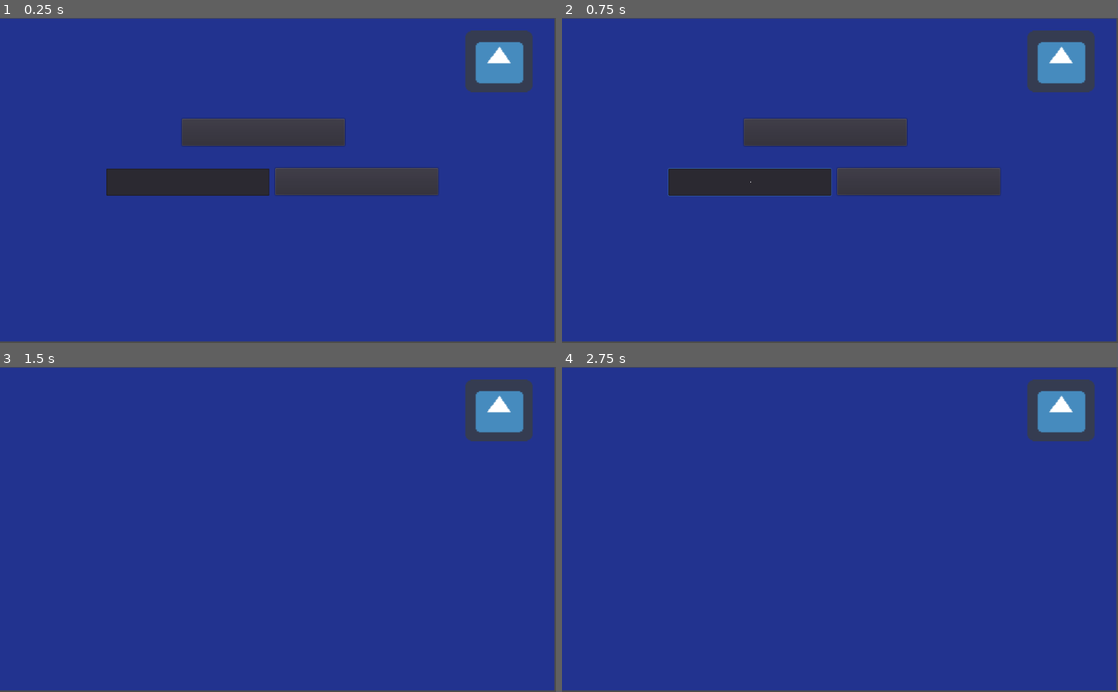
Above: before the commit, frames 1-4 (two rows, left to right).
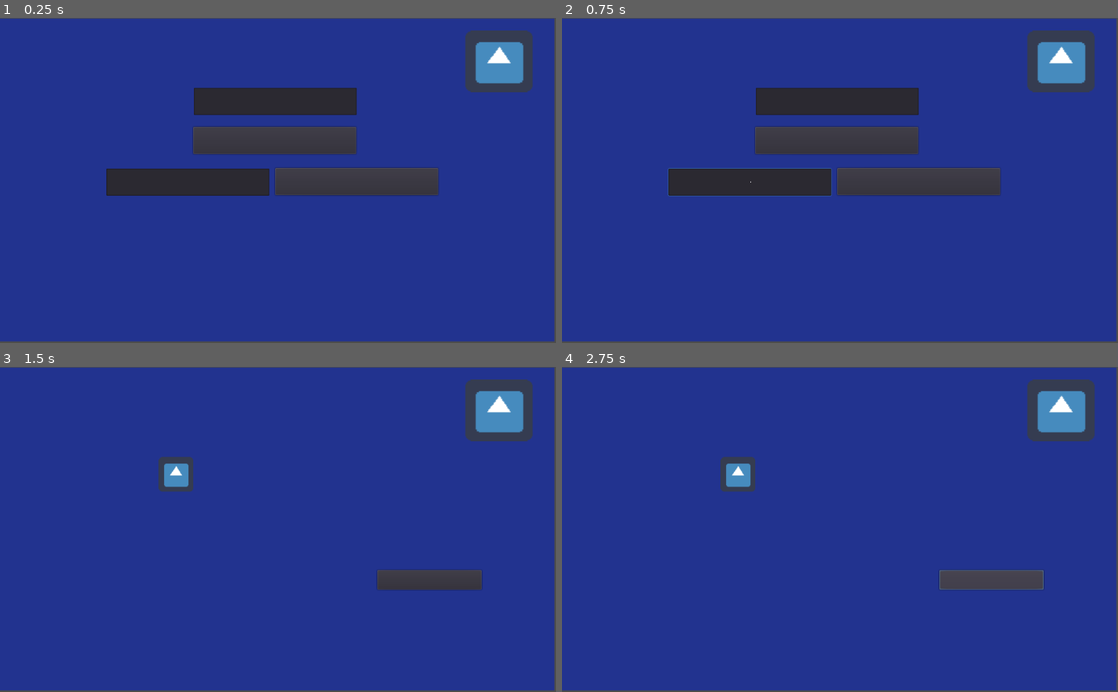
Above: after the commit, the same moments.

Repository: rchin157/gamejamNov2020
Game: Godot game, scene res://Level/OpeningMenu.tscn
The game is run twice, just before and just after one commit, with the same random seed, the same clock (stepped at 60 frames per second) and the same inputs. The project has no main scene, so this scene is started directly. The engine's default icon, where the game draws it, is replaced by a stand-in: a white triangle on a blue panel in a dark square.
Inputs (mouse positions are in pixels of both pictures, inside the frame that each line leads up to):
- Up to frame 1 (0.25 s): no input
- Up to frame 2 (0.75 s): click (751, 180) at 0.52 s; type "12" at 0.6 s
- Up to frame 3 (1.5 s): click "Host Server" at 1.25 s
- Up to frame 4 (2.75 s): click (990, 578) at 2 s, where only the run after the commit has a clickable "Begin Game"

The runs differ from the first frame. In frame 1, 4.4% of the frame differs, in the area x 32-65%, y 21-43%; in frame 2, 4.4%; in frame 3, 1.9%; in frame 4, 1.8%.

Commit message:
Multiplayer Lobby Added

Diff:
--- a/Level/OpeningMenu.tscn
+++ b/Level/OpeningMenu.tscn
@@ -13,6 +13,16 @@
 font_data = ExtResource( 1 )
 
 [sub_resource type="DynamicFont" id=3]
+size = 30
+font_data = ExtResource( 1 )
+
+[sub_resource type="DynamicFont" id=4]
+font_data = ExtResource( 1 )
+
+[sub_resource type="DynamicFont" id=5]
+font_data = ExtResource( 1 )
+
+[sub_resource type="DynamicFont" id=6]
 size = 30
 font_data = ExtResource( 1 )
 
@@ -52,10 +62,10 @@
 margin_bottom = 40.0
 
 [node name="Host_Button" type="Button" parent="ConnectScreen"]
-margin_left = 335.0
-margin_top = 186.0
-margin_right = 635.0
-margin_bottom = 236.0
+margin_left = 355.765
+margin_top = 201.102
+margin_right = 655.765
+margin_bottom = 251.102
 custom_fonts/font = SubResource( 2 )
 text = "Host Server"
 __meta__ = {
@@ -84,9 +94,87 @@
 "_edit_use_anchors_": false
 }
 
+[node name="Name_Input" type="LineEdit" parent="ConnectScreen"]
+margin_left = 357.402
+margin_top = 128.868
+margin_right = 657.402
+margin_bottom = 178.868
+custom_fonts/font = SubResource( 3 )
+text = "Input Name Here"
+align = 1
+__meta__ = {
+"_edit_use_anchors_": false
+}
+
 [node name="icon" type="Sprite" parent="."]
 position = Vector2( 919, 80 )
 scale = Vector2( 1.94792, 1.76623 )
 texture = ExtResource( 2 )
+
+[node name="LobbyScreen" type="Control" parent="."]
+visible = false
+margin_right = 40.0
+margin_bottom = 40.0
+__meta__ = {
+"_edit_use_anchors_": false
+}
+
+[node name="Player1" type="Control" parent="LobbyScreen"]
+visible = false
+margin_left = 294.489
+margin_top = 151.964
+margin_right = 334.489
+margin_bottom = 191.964
+__meta__ = {
+"_edit_use_anchors_": false
+}
+
+[node name="PlayerSprite" type="Sprite" parent="LobbyScreen/Player1"]
+position = Vector2( 30.204, 46.2498 )
+texture = ExtResource( 2 )
+
+[node name="PlayerName" type="RichTextLabel" parent="LobbyScreen/Player1"]
+margin_left = 68.9028
+margin_top = 19.8214
+margin_right = 268.903
+margin_bottom = 59.8214
+custom_fonts/normal_font = SubResource( 4 )
+__meta__ = {
+"_edit_use_anchors_": false
+}
+
+[node name="Player2" type="Control" parent="LobbyScreen"]
+visible = false
+margin_left = 293.545
+margin_top = 252.958
+margin_right = 333.545
+margin_bottom = 292.958
+__meta__ = {
+"_edit_use_anchors_": false
+}
+
+[node name="PlayerSprite" type="Sprite" parent="LobbyScreen/Player2"]
+position = Vector2( 30.204, 46.2498 )
+texture = ExtResource( 2 )
+
+[node name="PlayerName" type="RichTextLabel" parent="LobbyScreen/Player2"]
+margin_left = 69.8467
+margin_top = 17.9336
+margin_right = 269.847
+margin_bottom = 57.9336
+custom_fonts/normal_font = SubResource( 5 )
+__meta__ = {
+"_edit_use_anchors_": false
+}
+
+[node name="Start_Button" type="Button" parent="LobbyScreen"]
+visible = false
+margin_left = 694.691
+margin_top = 374.718
+margin_right = 886.691
+margin_bottom = 410.718
+custom_fonts/font = SubResource( 6 )
+text = "Begin Game"
 [connection signal="pressed" from="ConnectScreen/Host_Button" to="." method="_on_Host_Button_pressed"]
 [connection signal="pressed" from="ConnectScreen/Connect_Button" to="." method="_on_Connect_Button_pressed"]
+[connection signal="pressed" from="LobbyScreen/Start_Button" to="." method="_on_Start_Button_pressed"]
--- a/Scripts/MultiplayerManage.gd
+++ b/Scripts/MultiplayerManage.gd
@@ -5,22 +5,58 @@
 # var a = 2
 # var b = "text"
 var peer;
+var id;
 var port = 25565;
+var is_server = false;
+var openingMenu;
 
 # Called when the node enters the scene tree for the first time.
 func _ready():
-	pass # Replace with function body.
+	get_tree().connect("network_peer_connected",self,"_player_connected")
+	get_tree().connect("network_peer_disconnected", self, "_player_disconnected")
+	get_tree().connect("connected_to_server", self, "_connected_ok")
+	get_tree().connect("connection_failed", self, "_connected_fail")
+	get_tree().connect("server_disconnected", self, "_server_disconnected")
+
+func set_id(name: String):
+	id = name
 
 func createServer():
 	peer = NetworkedMultiplayerENet.new();
 	peer.create_server(port, 1);
 	get_tree().network_peer = peer;
+	is_server = true;
 
 func createClient(Ip: String):
 	peer = NetworkedMultiplayerENet.new();
 	peer.create_client(Ip,port);
 	get_tree().network_peer = peer;
 
+func _player_connected(gid):
+	# Called on both clients and server when a peer connects. Send my info to it.
+	if(is_server):
+		rpc("add_to_lobby",id,0)
+	else:
+		rpc("add_to_lobby",id,1)
+		openingMenu.set_player(id,1);
+
+
+func _player_disconnected(gid):
+	pass
+
+func _connected_ok():
+	pass # Only called on clients, not server. Will go unused; not useful here.
+
+func _server_disconnected():
+	pass # Server kicked us; show error and abort.
+
+func _connected_fail():
+	pass # Could not even connect to server; abort.
+
+remote func add_to_lobby(id: String, num: int):
+	openingMenu.set_player(id,num);
+	pass
+
 remote func test_connection():
 	print("connection works lmao")
 # Called every frame. 'delta' is the elapsed time since the previous frame.
--- a/Scripts/OpeningMenu.gd
+++ b/Scripts/OpeningMenu.gd
@@ -5,29 +5,52 @@
 # var a = 2
 # var b = "text"
 var ip_input;
+var name_input;
 var connectScreen;
+var lobbyScreen;
+var playerList = [null,null];
 
 # Called when the node enters the scene tree for the first time.
 func _ready():
 	ip_input = get_node("ConnectScreen/Ip_Input");
+	name_input = get_node("ConnectScreen/Name_Input");
 	connectScreen = get_node("ConnectScreen")
-
+	lobbyScreen = get_node("LobbyScreen");
+	playerList = [get_node("LobbyScreen/Player1"),get_node("LobbyScreen/Player2")];
+	MultiplayerManager.openingMenu = self;
 
 
 # Called every frame. 'delta' is the elapsed time since the previous frame.
 #func _process(delta):
 #	pass
-func gotoLobby():
+func gotoLobby(server: bool):
+	MultiplayerManager.set_id(name_input.get_text());
 	connectScreen.hide();
+	lobbyScreen.show();
+
+	#Server Specific Settings
+	if (server):
+		get_node("LobbyScreen/Start_Button").show();
+		set_player(MultiplayerManager.id, 0)
 
 func _on_Host_Button_pressed():
 	MultiplayerManager.createServer()
-	gotoLobby();
+	gotoLobby(true);
 
+func set_player(id: String, num: int):
+	var select = playerList[num];
+	select.show();
+	select.get_node("PlayerName").set_text(id);
+	pass
 
 
 func _on_Connect_Button_pressed():
 	MultiplayerManager.createClient(ip_input.get_text())
 	#Run a check to ensure that the server is valid first
-	gotoLobby();
-	MultiplayerManager.rpc("test_connection")
+	gotoLobby(false);
+
+
+
+func _on_Start_Button_pressed():
+	#BEGIN THE GAME
+	pass # Replace with function body.
Not shown: 1 places in Level/OpeningMenu.tscn that only renumber resources
